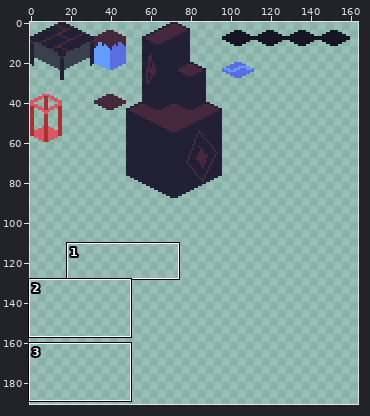
Pixel-art file -- Tileset/Isometic Tiles Testing.aseprite. Above: a wide view before the commit, with the close-up outlined.
Close-up. The starting point:
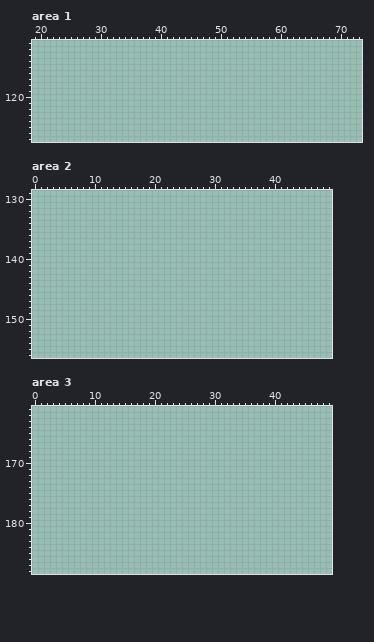
256x256 pixels, 1 frame. Colours within 5 levels of each other are drawn and written as one. Shown: area 1: x 19..73, y 111..127; area 2: x 0..49, y 129..156; area 3: x 0..49, y 161..188. The wide view leaves out empty margins.
Now the later version:
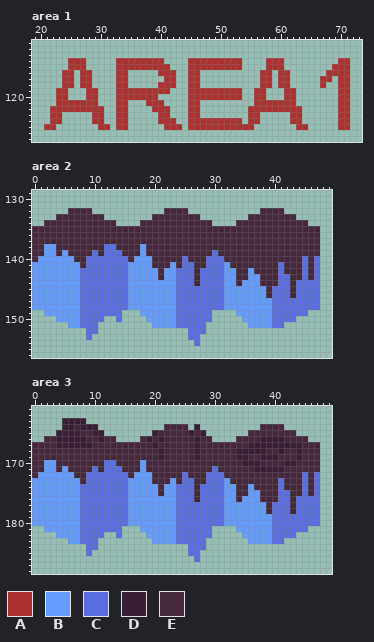
Palette (. is transparent): A #ac3232  B #639bff  C #5b6ee1  D #391f36  E #45283c
Changes in this commit:
Changed rows in their new state; - is an unchanged pixel.
Area 1:
first column x 21:
114 ----AAA-----AAAAAAAA----AAAAAAAAA----AAA---------AA
115 ----AAA-----AAAAAAAAA---AAAAAAAAA----AAA--------AAA
116 ---AA-AA----AA-----AAA--AA----------AA-AA------AAAA
117 ---AA-AA----AA------AA--AA----------AA-AA-----AA-AA
118 ---AA-AA----AA-----AAA--AA----------AA-AA-----A--AA
119 --AA---AA---AAAAAAAAA---AAAAAAAAA--AA---AA-------AA
120 --AA---AA---AAAAAAA-----AAAAAAAAA--AA---AA-------AA
121 --AAAAAAA---AA---AAA----AA---------AAAAAAA-------AA
122 -AAAAAAAAA--AA----AAA---AA--------AAAAAAAAA------AA
123 -AA-----AA--AA-----AA---AA--------AA-----AA------AA
124 -AA-----AA--AA-----AAA--AAAAAAAAA-AA-----AA------AA
125 AA-------AA-AA------AAA-AAAAAAAAAAA-------AA-----AA
Area 2:
first column x 0:
132 ------EEEE------------EEEE------------EEEE------
133 ----EEEEEEEE--------EEEEEEEE--------EEEEEEEE----
134 --EEEEEEEEEEEE----EEEEEEEEEEEE----EEEEEEEEEEEE--
135 EEEEEEEEEEEEEEEEEEEEEEEEEEEEEEEEEEEEEEEEEEEEEEEE
136 EEEEEEEEEEEEEEEEEEEEEEEEEEEEEEEEEEEEEEEEEEEEEEEE
137 EEEEEEEEEEEEEEEEEEEEEEEEEEEEEEEEEEEEEEEEEEEEEEEE
138 EEBBEEEEEEEECCEEEEBEEEEEEEEEEEEEEEEEEEEEEEEEEEEE
139 EEBBEBEEEECECCCEEEBEEEEEEEEEEECEEEEEEEEEEEEEEEEE
140 EBBBBBBEECCCCCCCEBBBEEEEECEEECCCEEEEEEEEEEEEECEC
141 BBBBBBBBECCCCCCCBBBBEEEBECCEECCCBEEEEEEEECEEECEC
142 BBBBBBBBCCCCCCCCBBBBBEBBCCCECCCCBBEEBEEEECEEECEC
143 BBBBBBBBCCCCCCCCBBBBBEBBCCCECCCCBBEEBBEEECCEECEC
144 BBBBBBBBCCCCCCCCBBBBBBBBCCCECCCCBBEBBBEEECCECCCC
145 BBBBBBBBCCCCCCCCBBBBBBBBCCCCCCCCBBBBBBBECCCECCCC
146 BBBBBBBBCCCCCCCCBBBBBBBBCCCCCCCCBBBBBBBECCCECCCC
147 BBBBBBBBCCCCCCCCBBBBBBBBCCCCCCCCBBBBBBBBCCCCCCCC
148 BBBBBBBBCCCCCCCCBBBBBBBBCCCCCCCCBBBBBBBBCCCCCCCC
149 --BBBBBBCCCCCCC---BBBBBBCCCCCC----BBBBBBCCCCCC--
150 ----BBBBCCCC--C----BBBBBCCCCCC-----BBBBBCCCC----
151 ------BBCCC---------BBBBCCCCC-------BBBBCC------
152 ---------CC---------------CCC-------------------
153 ---------C----------------CC--------------------
154 ---------------------------C--------------------
Area 3:
first column x 0:
163 -----DDDD---------------------------------------
164 -----DDEDDD-----------EEEE-D----------EEEE------
165 ----DDDDEEDD--------DEEEEEDED-------EEEEEEEE----
166 --EEDDDDDEEDEE----EDEDEEEEEDEE----EEEEDDDDEEEE--
167 EEEEDDDDDDEEEEEEEEEEDEEEEEEDEEEEEEEEDDDDDDDDDEEE
168 EEEEEEEEEEEEEEEEEEEEEDEEEEEDEEEEEEDDDDDEEDEEDEEE
169 EEEEEEEEEEEEEEEEEEEEEDEEEEEDEEEEEEDDEEDDDEEEDEEE
170 EEBBEEEEEEEECCEEEEBEEEEEEEEEEEEEEEEDDDEEEEDDEEEE
171 EEBBEBEEEECECCCEEEBEEEEEEEEEEECEEEEEEDDDDDEEEEEE
172 EBBBBBBEECCCCCCCEBBBEEEEECEEECCCEEEEEEEEEEEEECEC
173 BBBBBBBBECCCCCCCBBBBEEEBECCEECCCBEEEEEEEECEEECEC
174 BBBBBBBBCCCCCCCCBBBBBEBBCCCECCCCBBEEBEEEECEEECEC
175 BBBBBBBBCCCCCCCCBBBBBEBBCCCECCCCBBEEBBEEECCEECEC
176 BBBBBBBBCCCCCCCCBBBBBBBBCCCECCCCBBEBBBEEECCECCCC
177 BBBBBBBBCCCCCCCCBBBBBBBBCCCCCCCCBBBBBBBECCCECCCC
178 BBBBBBBBCCCCCCCCBBBBBBBBCCCCCCCCBBBBBBBECCCECCCC
179 BBBBBBBBCCCCCCCCBBBBBBBBCCCCCCCCBBBBBBBBCCCCCCCC
180 BBBBBBBBCCCCCCCCBBBBBBBBCCCCCCCCBBBBBBBBCCCCCCCC
181 --BBBBBBCCCCCCC---BBBBBBCCCCCC----BBBBBBCCCCCC--
182 ----BBBBCCCC--C----BBBBBCCCCCC-----BBBBBCCCC----
183 ------BBCCC---------BBBBCCCCC-------BBBBCC------
184 ---------CC---------------CCC-------------------
185 ---------C----------------CC--------------------
186 ---------------------------C--------------------
Boxes around the changes in both close-ups, in picture pixels (x1, y1, x2, y2):
added: (44, 58, 308, 130)
added: (320, 58, 350, 130)
added: (32, 208, 320, 346)
added: (32, 418, 320, 562)
